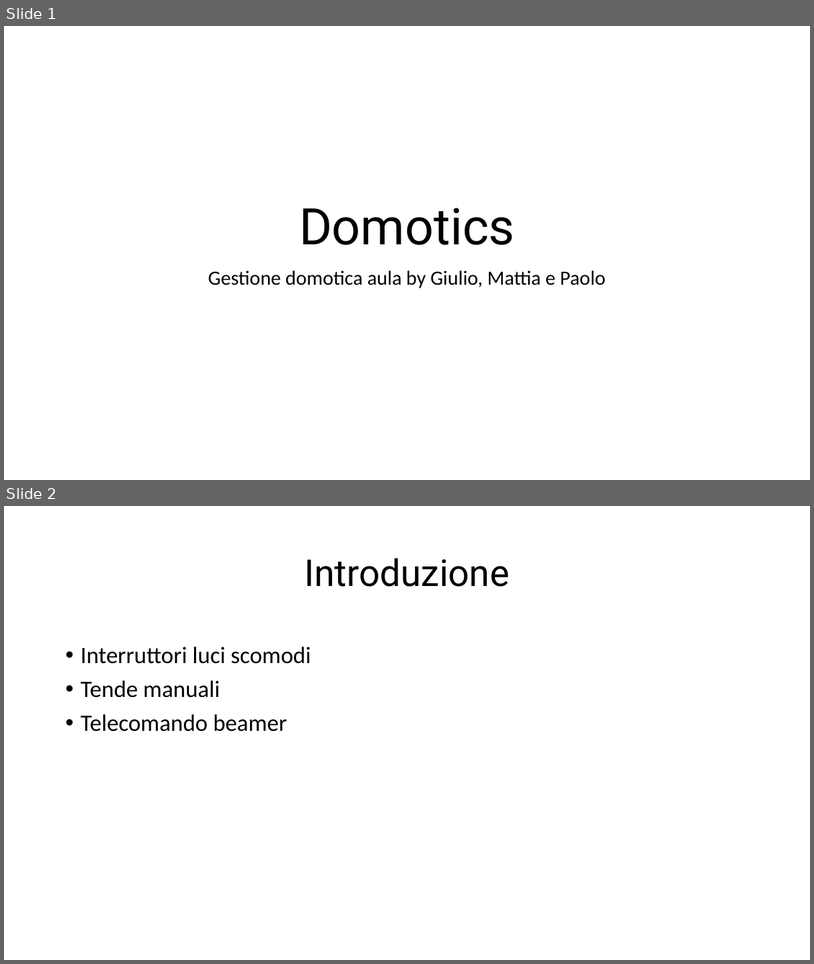
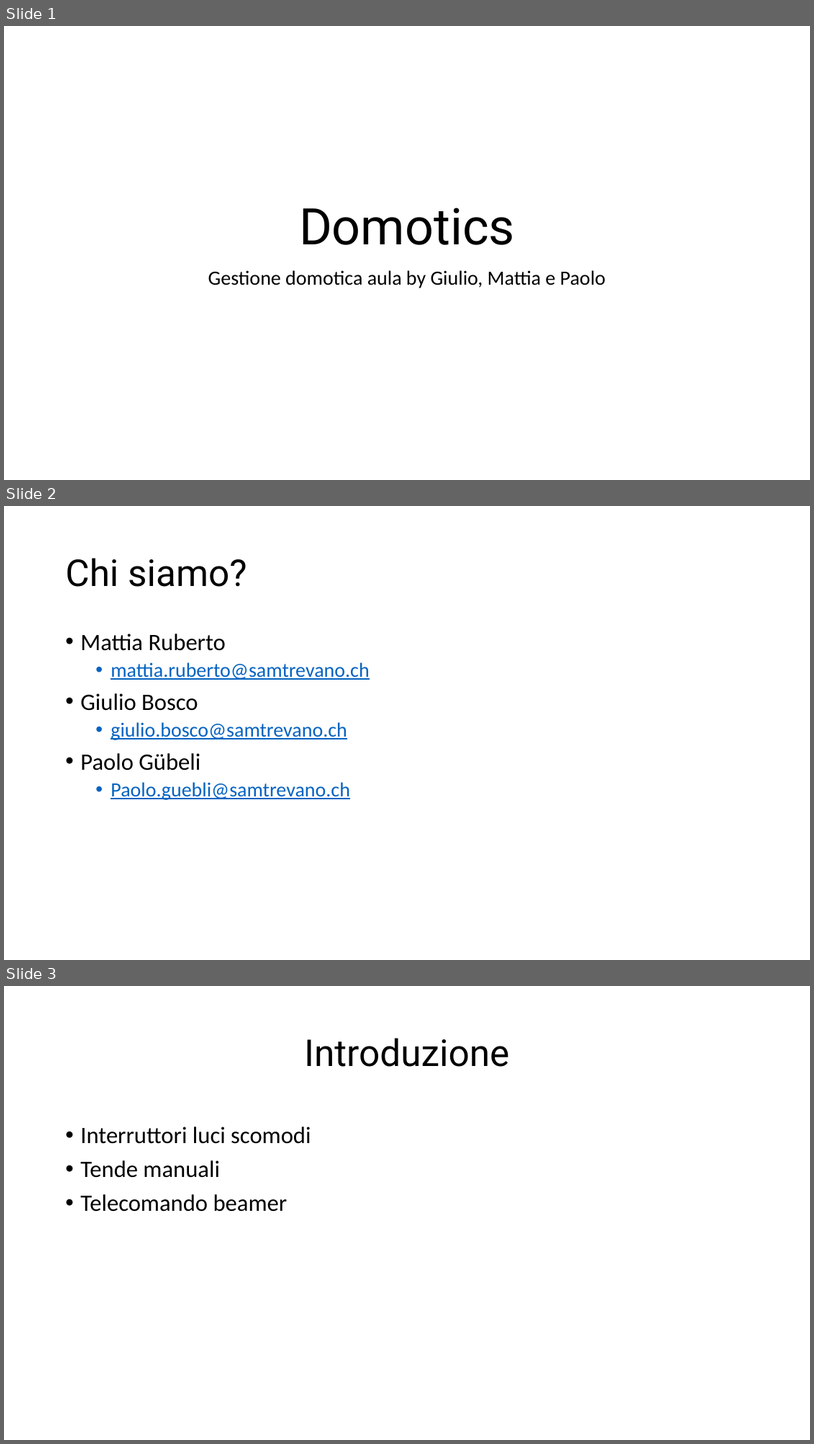
Before and after one commit to giuliobosco/domotics, a slide deck: consegna/Presentazione_ProgettoDomotica_Ruberto_Bosco_Gübli.pptx. Shown one above the other, each under a label of ours: slides 1 and 2 before the commit, slides 1, 2 and 3 after it. The pictures are 814x964 and 814x1444 pixels, drawn with LibreOffice and Linux fonts; fonts in the diff are those of the drawing. Boxes give left, top, right and bottom in pixels: in the first picture for what was removed or moved away, otherwise in the second. Text is boxed around its words. In the diff, an @@ line names an element or a change of style, - is before the commit and + after.

```diff
--- a/consegna/Presentazione_ProgettoDomotica_Ruberto_Bosco_Gübli.pptx
+++ b/consegna/Presentazione_ProgettoDomotica_Ruberto_Bosco_Gübli.pptx
@@ slide 2 added at [4,506,810,960], background #FFFFFF @@
@@ title added at [65,558,247,587], 44 pt, text #000000 @@
+Chi siamo?
@@ text added at [80,633,369,800], 24 pt, text #0563C1, underline @@
+• Mattia Ruberto
+  • mattia.ruberto@samtrevano.ch
+• Giulio Bosco
+  • giulio.bosco@samtrevano.ch
+• Paolo Gübeli
+  • Paolo.guebli@samtrevano.ch
@@ what was slide 2 is now slide 3 @@
```
Also in this commit, not shown: 1 slide changed.
